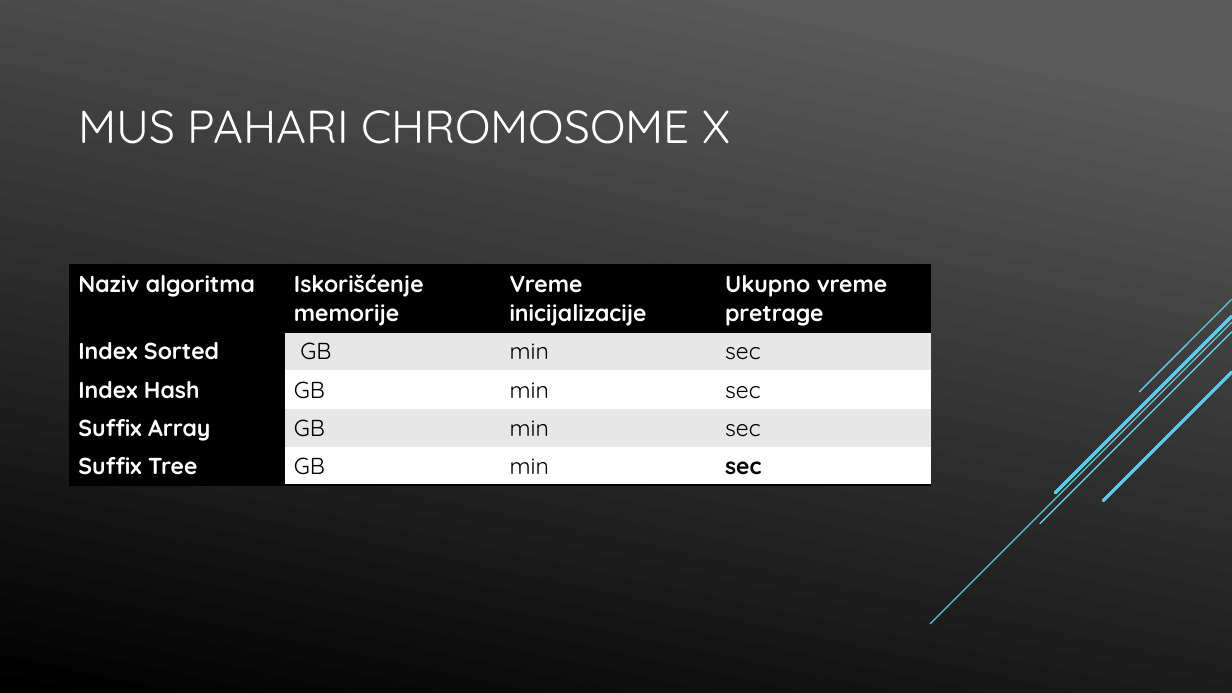
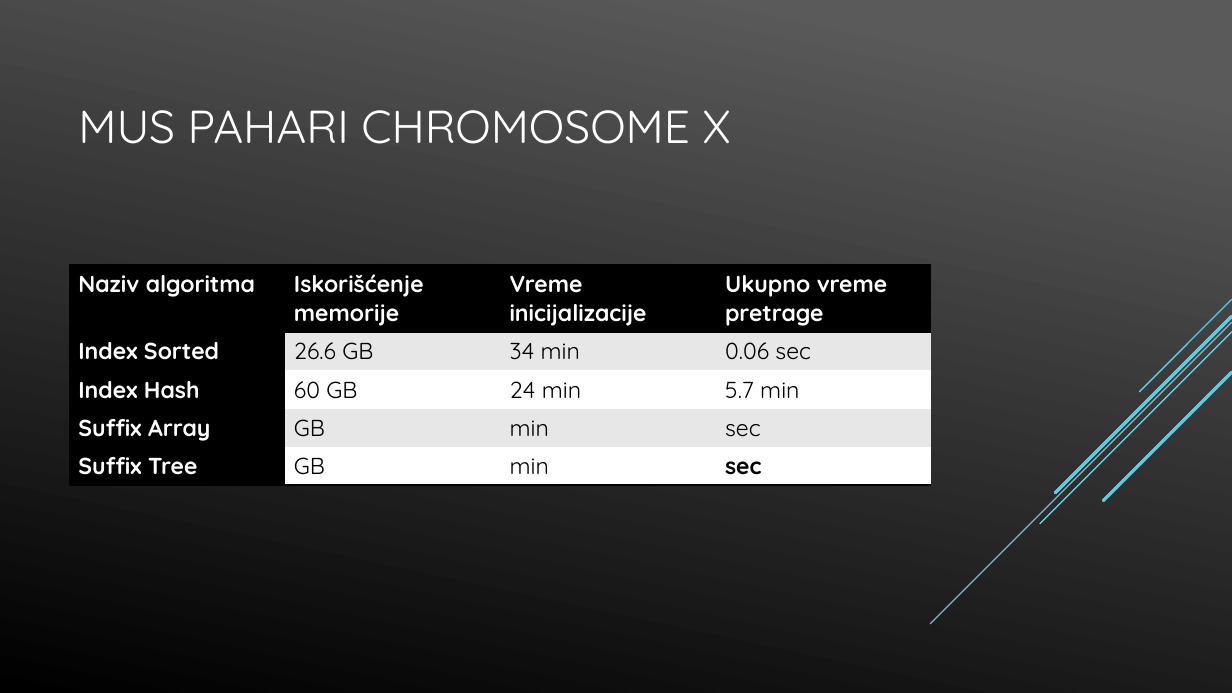
Before and after one commit to napoznata/GI_2019, a slide deck: slide 11 of Presentation/gi_presentation.pptx. Drawn at 1232x693 pixels with LibreOffice and Linux fonts; fonts in the diff are those of the drawing. Boxes give left, top, right and bottom in pixels: in the first picture for what was removed or moved away, otherwise in the second. Text is boxed around its words. In the diff, an @@ line names an element or a change of style, - is before the commit and + after.

```diff
--- a/Presentation/gi_presentation.pptx
+++ b/Presentation/gi_presentation.pptx
@@ table at box(69, 265, 931, 480) @@
-row 2: Index Sorted | GB | min | sec
+row 2: Index Sorted | 26.6 GB | 34 min | 0.06 sec
-row 3: Index Hash | GB | min | sec
+row 3: Index Hash | 60 GB | 24 min | 5.7 min
```
Also in this commit, not shown: 2 other slides changed, 1 slide removed, 2 other files.
